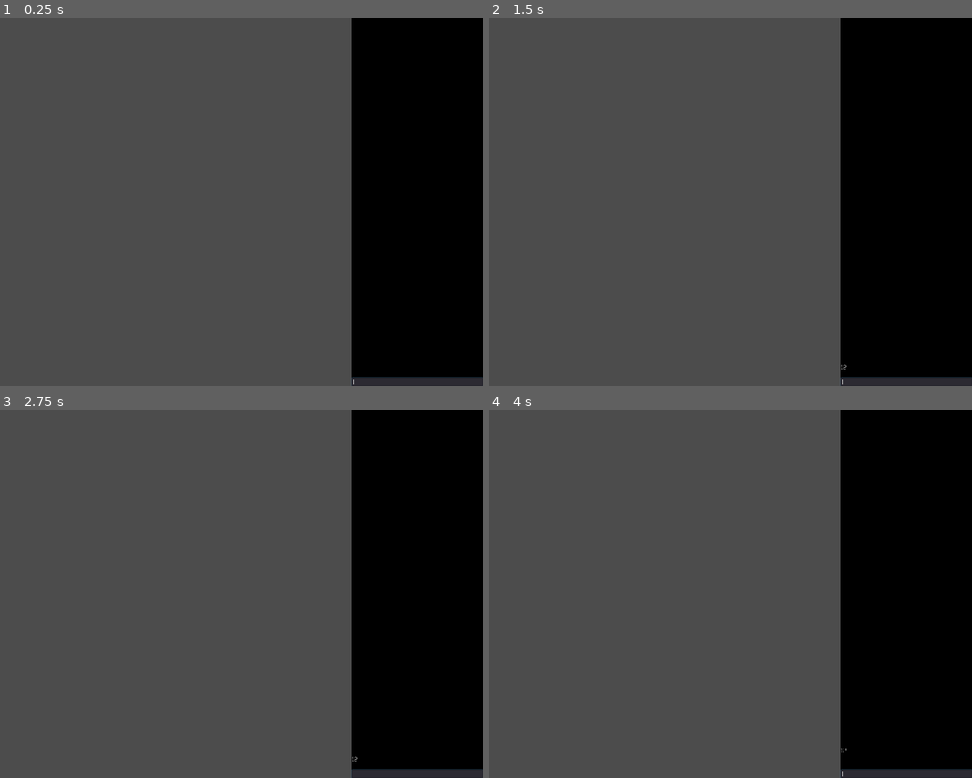
Above: before the commit, frames 1-4 (two rows, left to right).
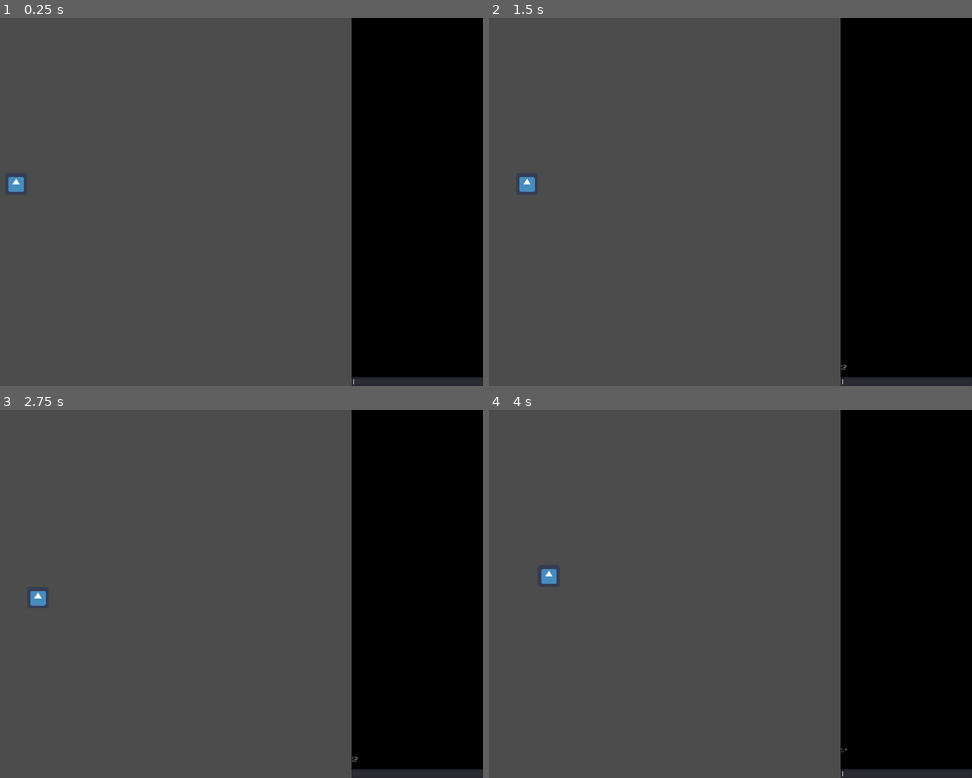
Above: after the commit, the same moments.

Repository: jwikiera/ggj23_root
Game: Godot game, scene res://test_scene.tscn
The game is run twice, just before and just after one commit, with the same random seed, the same clock (stepped at 60 frames per second) and the same inputs. This scene is started directly instead of the project's main scene. The engine's default icon, where the game draws it, is replaced by a stand-in: a white triangle on a blue panel in a dark square.
Inputs (mouse positions are in pixels of both pictures, inside the frame that each line leads up to):
- Up to frame 1 (0.25 s): no input
- Up to frame 2 (1.5 s): click (904, 382) at 0.52 s; type "12" at 0.6 s; tap Enter at 1.25 s; hold Right (ui_right) from 1.28 s (still down)
- Up to frame 3 (2.75 s): tap Space at 2 s; release Right (ui_right) at 2.03 s; hold Down (ui_down) from 2.03 s (still down)
- Up to frame 4 (4 s): tap Enter at 2.75 s; release Down (ui_down) at 2.78 s; hold Right (ui_right) 2.78-3.53 s; tap Space at 3.5 s; hold Up (ui_up) from 3.53 s (still down)

The runs differ from the first frame. In frame 1, 0.1% of the frame differs, in the area x 1-5%, y 43-48%; in frame 2, 0.1%; in frame 3, 0.1%; in frame 4, 0.1%, in the area x 10-15%, y 43-48%.

Commit message:
made player a scene, player can move thanks to commands now

Diff:
--- /dev/null
+++ b/godot_project/Player/Player.tscn
@@ -0,0 +1,14 @@
+[gd_scene load_steps=3 format=2]
+
+[ext_resource path="res://Scenes/Player.gd" type="Script" id=1]
+[ext_resource path="res://Sprites/icon.png" type="Texture" id=2]
+
+[node name="Player" type="KinematicBody2D"]
+position = Vector2( 113, 118 )
+script = ExtResource( 1 )
+__meta__ = {
+"_edit_group_": true
+}
+
+[node name="Sprite" type="Sprite" parent="."]
+texture = ExtResource( 2 )
--- a/godot_project/Scenes/MainScene.tscn
+++ b/godot_project/Scenes/MainScene.tscn
@@ -1,16 +1,7 @@
-[gd_scene load_steps=3 format=2]
+[gd_scene load_steps=2 format=2]
 
-[ext_resource path="res://Sprites/icon.png" type="Texture" id=1]
-[ext_resource path="res://Scenes/Player.gd" type="Script" id=2]
+[ext_resource path="res://Player/Player.tscn" type="PackedScene" id=1]
 
 [node name="MainScene" type="Node2D"]
 
-[node name="Player" type="KinematicBody2D" parent="."]
-position = Vector2( 113, 118 )
-script = ExtResource( 2 )
-__meta__ = {
-"_edit_group_": true
-}
-
-[node name="Sprite" type="Sprite" parent="Player"]
-texture = ExtResource( 1 )
+[node name="Player" parent="." instance=ExtResource( 1 )]
--- a/godot_project/Scenes/Player.gd
+++ b/godot_project/Scenes/Player.gd
@@ -1,6 +1,9 @@
 extends KinematicBody2D
 
 var velocity = Vector2.ZERO
+
+func _ready():
+	Commands.connect("move", self, "_on_move_signal")
 
 func _physics_process(delta):
 	if Input.is_action_just_pressed("ui_right"):
@@ -16,3 +19,16 @@
 		velocity.y = 0
 
 	move_and_collide(velocity)
+
+
+func _on_move_signal(direction: int) -> void:
+	print("received signal!")
+	if direction == Commands.DIRS.DIR_UP:
+		velocity.y = -64
+	if direction == Commands.DIRS.DIR_DOWN:
+		velocity.y = 64
+	if direction == Commands.DIRS.DIR_LEFT:
+		velocity.x = -64
+	if direction == Commands.DIRS.DIR_RIGHT:
+		velocity.x = 64
+	move_and_collide(velocity)
--- a/godot_project/Scripts/Commands.gd
+++ b/godot_project/Scripts/Commands.gd
@@ -1,5 +1,14 @@
 extends Node
 
+
+signal move(direction)
+
+const DIRS = {
+	DIR_UP = 0,
+	DIR_DOWN = 1,
+	DIR_LEFT = 2,
+	DIR_RIGHT = 3
+}
 
 # Called when the node enters the scene tree for the first time.
 func _ready():
@@ -8,3 +17,18 @@
 func command_exit():
 	print("Command exit")
 	get_tree().quit()
+
+func _send_move_signal(direction: int):
+	emit_signal("move", direction)
+
+func command_up():
+	_send_move_signal(DIRS.DIR_UP)
+
+func command_down():
+	_send_move_signal(DIRS.DIR_DOWN)
+
+func command_left():
+	_send_move_signal(DIRS.DIR_LEFT)
+
+func command_right():
+	_send_move_signal(DIRS.DIR_RIGHT)
--- a/godot_project/Scripts/Console.gd
+++ b/godot_project/Scripts/Console.gd
@@ -41,8 +41,18 @@
 
 	command_history.append(new_text)
 
-	if new_text.to_lower() == "exit":
+	var tlower: String = new_text.to_lower()
+
+	if tlower == "exit":
 		Commands.command_exit()
+	elif tlower == "move up":
+		Commands.command_up()
+	elif tlower == "move down":
+		Commands.command_down()
+	elif tlower == "move left":
+		Commands.command_left()
+	elif tlower == "move right":
+		Commands.command_right()
 
 
 func draw_console_history():
--- a/godot_project/test_scene.tscn
+++ b/godot_project/test_scene.tscn
@@ -1,7 +1,11 @@
-[gd_scene load_steps=2 format=2]
+[gd_scene load_steps=3 format=2]
 
 [ext_resource path="res://Scenes/Console.tscn" type="PackedScene" id=1]
+[ext_resource path="res://Player/Player.tscn" type="PackedScene" id=2]
 
 [node name="TestScene" type="Node2D"]
 
 [node name="Console" parent="." instance=ExtResource( 1 )]
+
+[node name="Player" parent="Console" instance=ExtResource( 2 )]
+position = Vector2( 554, 487 )
